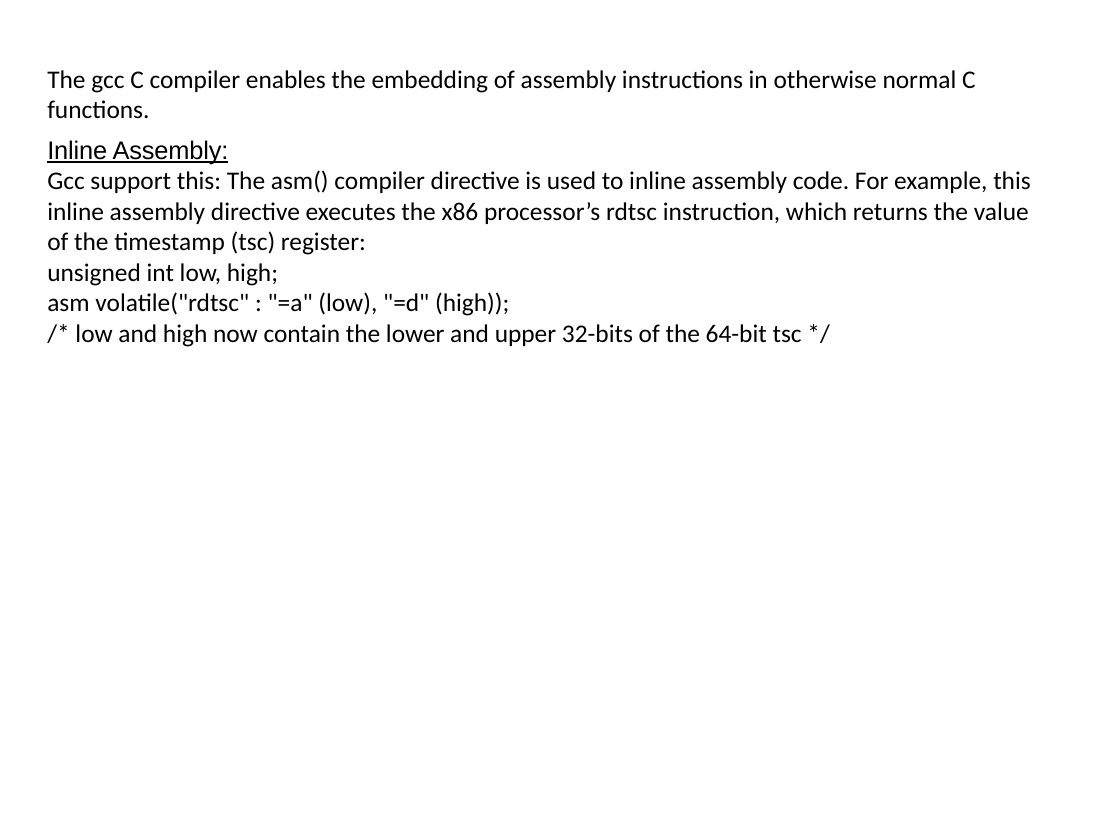
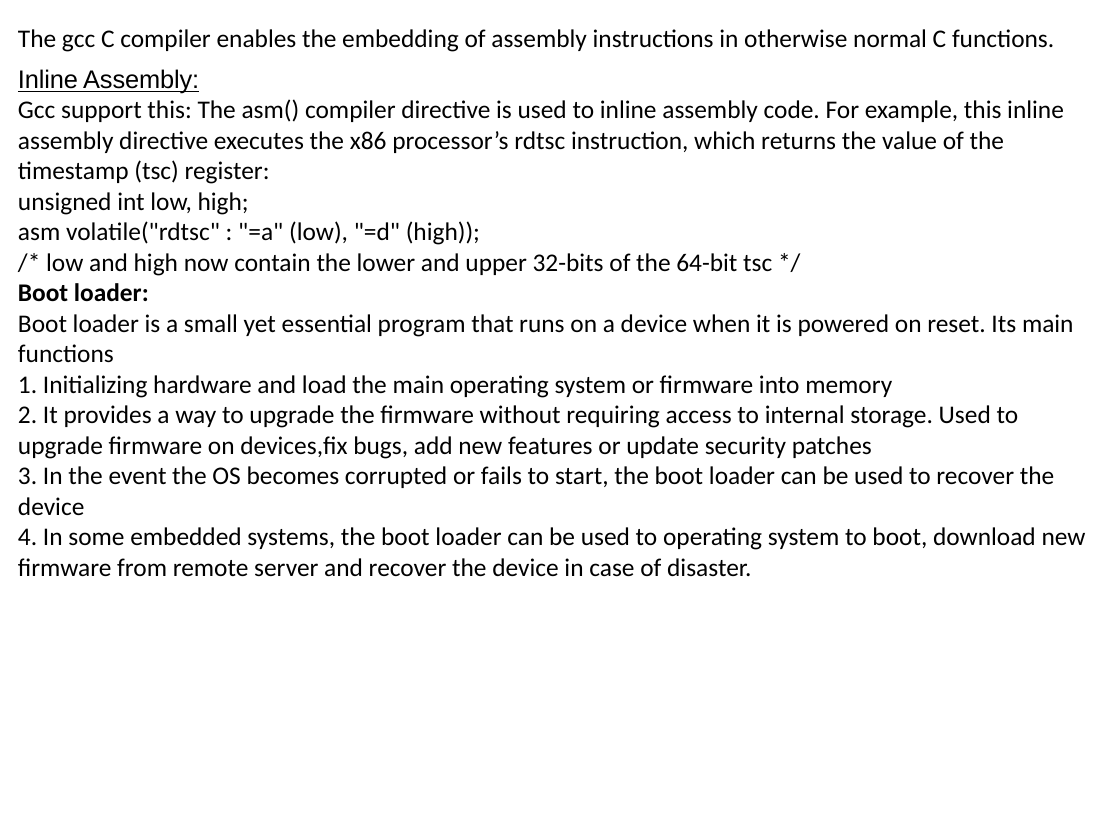
Before and after one commit to ramakatta/device_driver, a slide deck: slide 29 of 3_Embedded_Linux.odp. Drawn at 1120x840 pixels with LibreOffice and Linux fonts; fonts in the diff are those of the drawing. Boxes give left, top, right and bottom in pixels: in the first picture for what was removed or moved away, otherwise in the second. Text is boxed around its words. In the diff, an @@ line names an element or a change of style, - is before the commit and + after.

Commit message:
Added char driver ppt

```diff
--- a/3_Embedded_Linux.odp
+++ b/3_Embedded_Linux.odp
@@ text "The gcc C compiler enables ...": place and size @@
-text "The gcc C compiler enables ..." at (47,70,1031,347)
+text "The gcc C compiler enables ..." at (18,29,1086,577)
@@ text at (18,283,1086,577): paragraphs added @@
+Boot loader:
+Boot loader is a small yet essential program that runs on a device when it is powered on reset. Its main functions
+1. Initializing hardware and load the main operating system or firmware into memory
+2. It provides a way to upgrade the firmware without requiring access to internal storage. Used to upgrade firmware on devices,fix bugs, add new features or update security patches
+3. In the event the OS becomes corrupted or fails to start, the boot loader can be used to recover the device
+4. In some embedded systems, the boot loader can be used to operating system to boot, download new firmware from remote server and recover the device in case of disaster.
```
Also in this commit, not shown: 2 other files.
